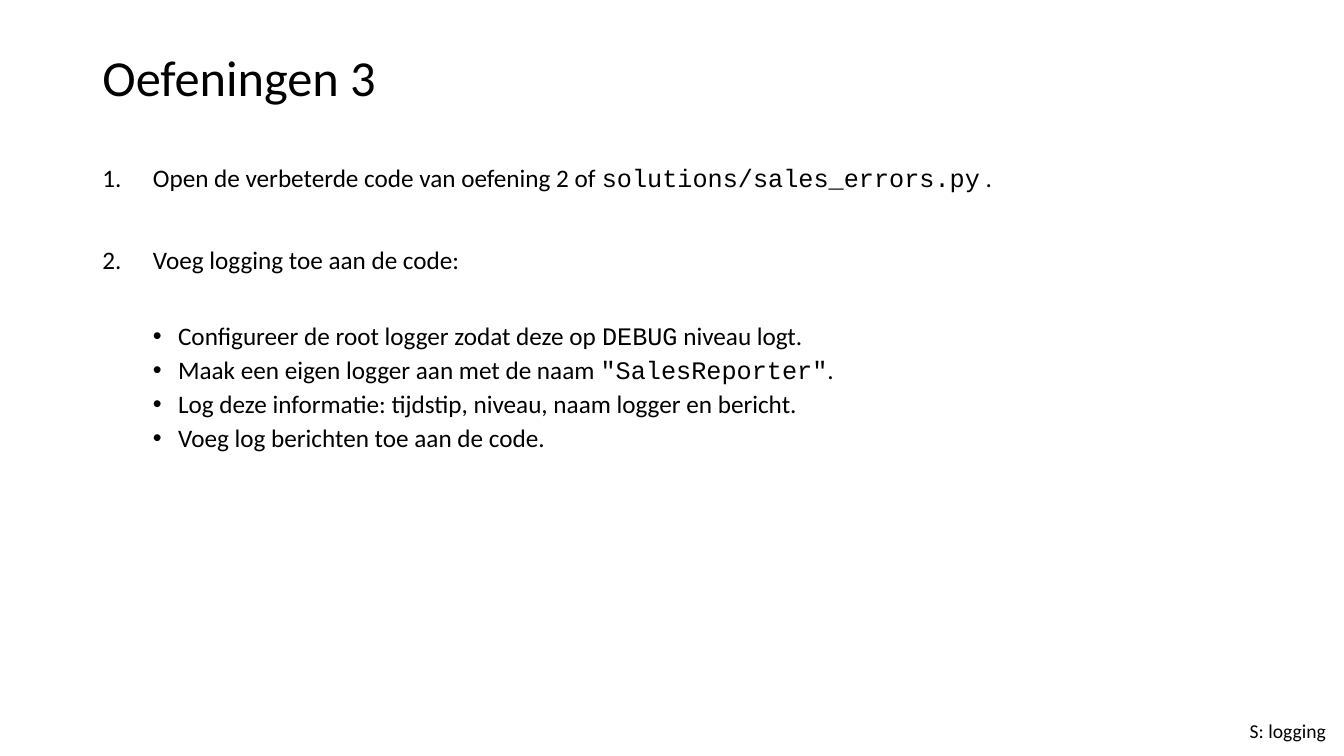
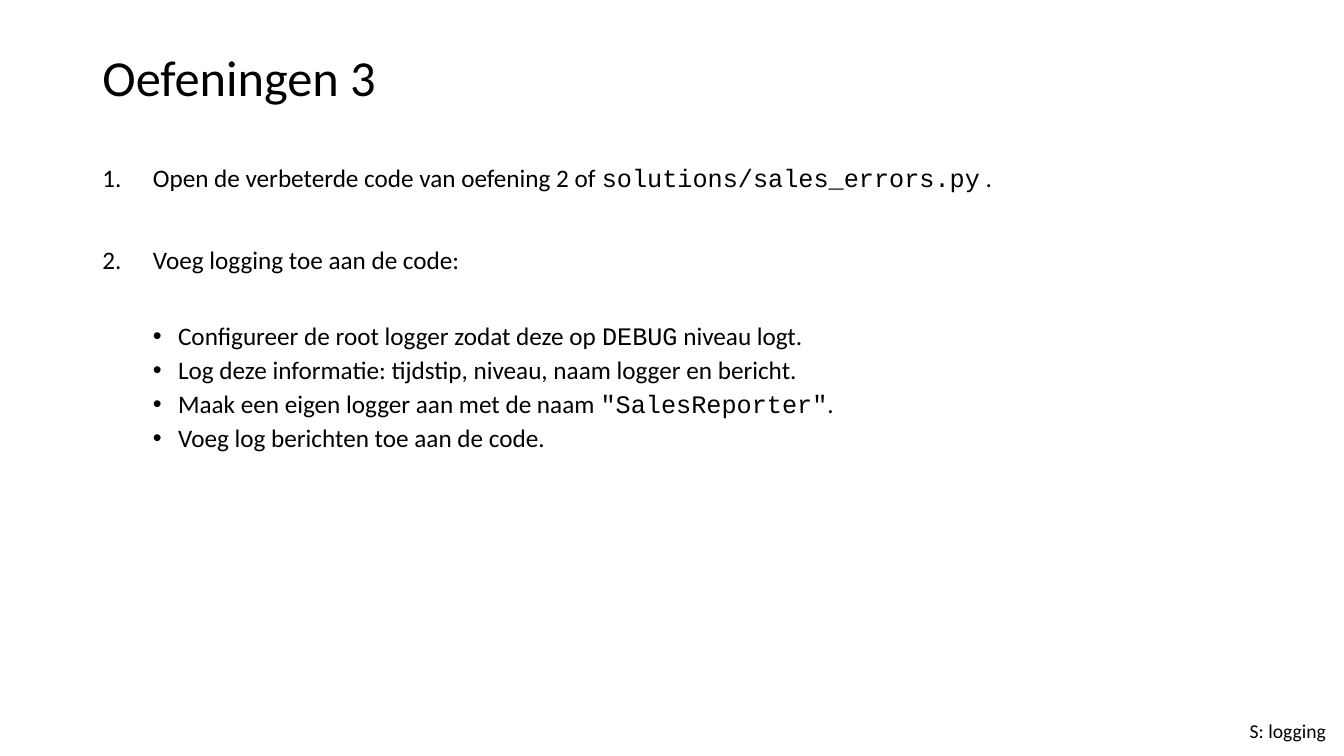
Before and after one commit to LFKoning/knowledge-sharing, a slide deck: slide 46 of python_course_4p/3_production_code/3_production_code.pptx. Drawn at 1344x756 pixels with LibreOffice and Linux fonts; fonts in the diff are those of the drawing. Boxes give left, top, right and bottom in pixels: in the first picture for what was removed or moved away, otherwise in the second. Text is boxed around its words. In the diff, an @@ line names an element or a change of style, - is before the commit and + after.

```diff
--- a/python_course_4p/3_production_code/3_production_code.pptx
+++ b/python_course_4p/3_production_code/3_production_code.pptx
@@ text at [178, 361, 797, 384]: paragraph added @@
+  • Log deze informatie: tijdstip, niveau, naam logger en bericht.
@@ text at [178, 395, 797, 418]: paragraph removed @@
-  • Log deze informatie: tijdstip, niveau, naam logger en bericht.
```
Also in this commit, not shown: 1 other slide changed.
